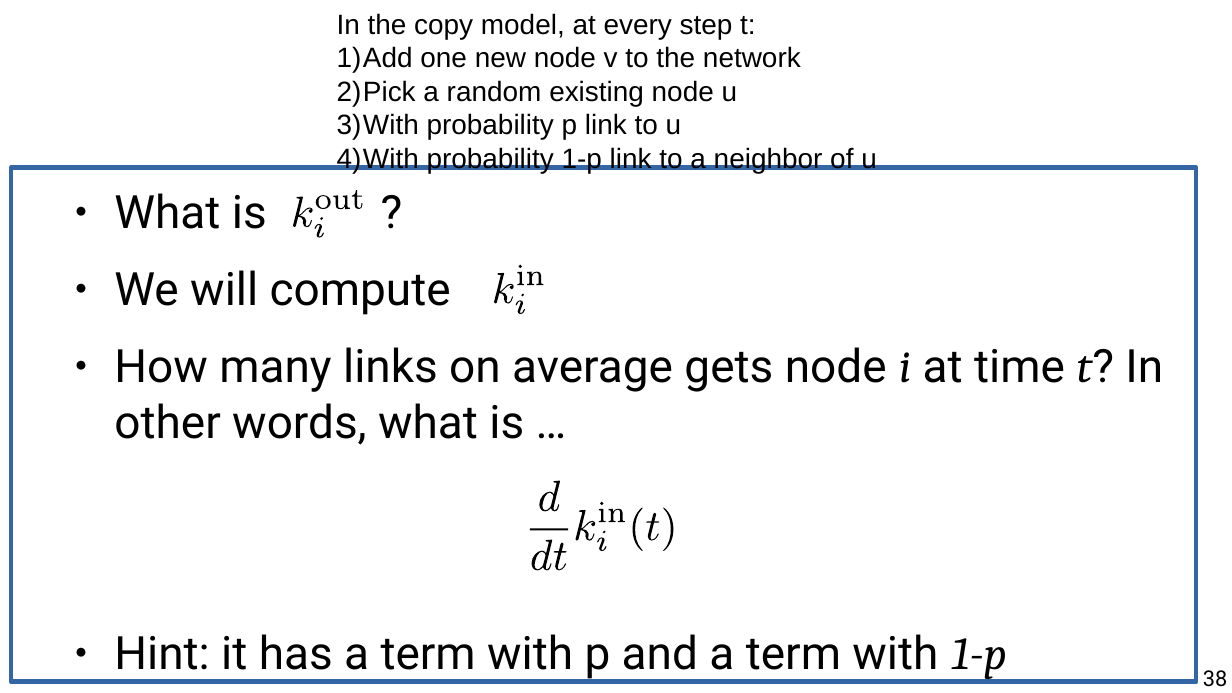
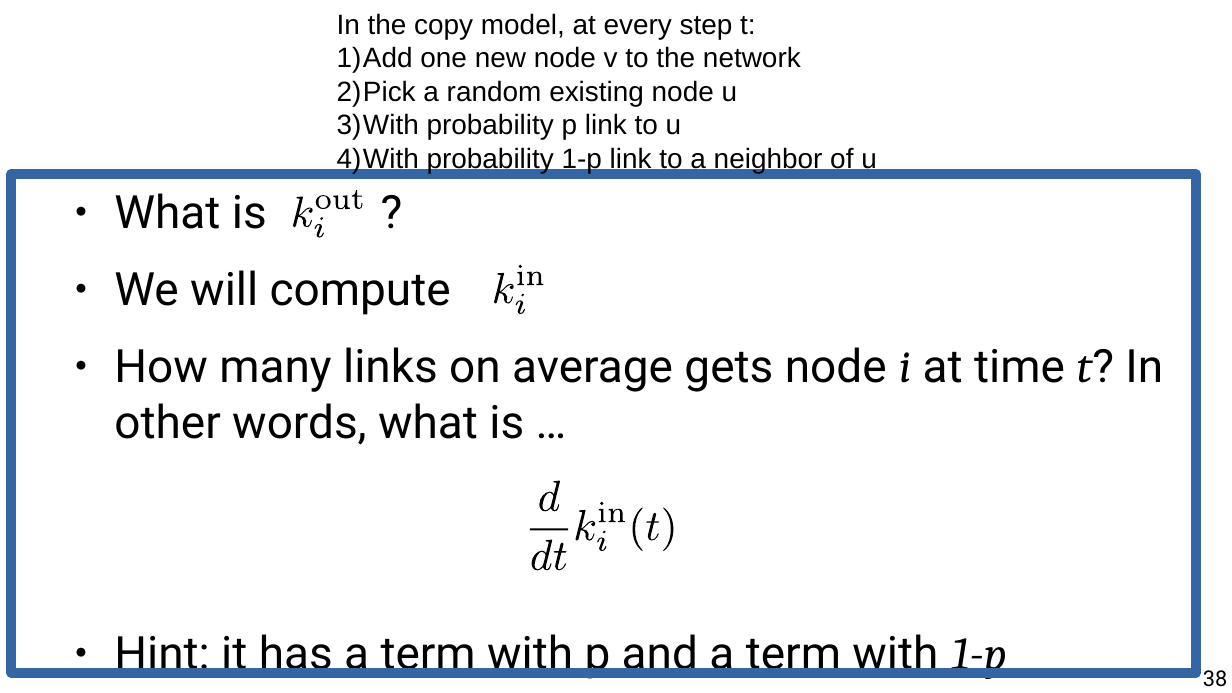
Before and after one commit to chatox/networks-science-course, a slide deck: slide 38 of theory/tt05_preferential_attachment.odp. Drawn at 1232x693 pixels with LibreOffice and Linux fonts; fonts in the diff are those of the drawing. Boxes give left, top, right and bottom in pixels: in the first picture for what was removed or moved away, otherwise in the second. Text is boxed around its words. In the diff, an @@ line names an element or a change of style, - is before the commit and + after.

```diff
--- a/theory/tt05_preferential_attachment.odp
+++ b/theory/tt05_preferential_attachment.odp
@@ rectangle: place and size @@
-rectangle at box(11, 168, 1196, 682)
+rectangle at box(11, 174, 1196, 674)
@@ rectangle at box(11, 174, 1196, 674): outline #3465A4 3 pt to #3465A4 6.01 pt @@
```
Also in this commit, not shown: 17 other slides changed, 5 slides added, 3 slides removed, 1 other file.
